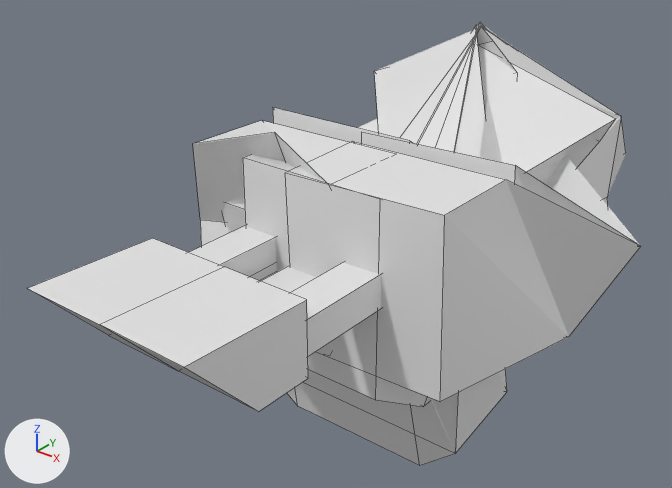
Two versions of the Blender file art/models/props/bowling_ball_return_machine/bowling_ball_return_machine.blend, one commit apart.
Camera for both pictures: a 50 mm camera at (3.77, -4.49, 2.94) aimed at (0.46, -0.35, 0.37). The axes (+X, +Y, +Z) are drawn at lower left. The lights are the same throughout. The first picture is the older version. Mesh edges are drawn as thin lines.
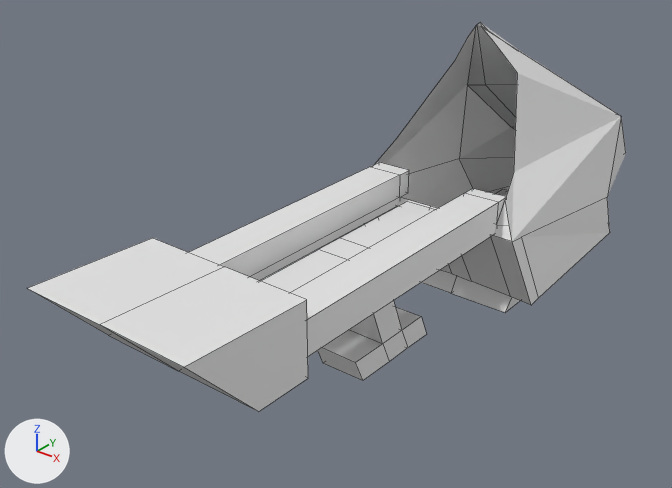
The newer file is also turned or shifted as a whole; pictures and numbers use the older file's frame.

Location of each change, [x1, y1, x2, y2] in pixels of the pictures (672 x 488 px; the box of a moved part takes in the faces that stretch with it):
```json
{"object": "Cube", "change": "reshaped, modifiers changed", "before": [189, 23, 641, 466], "after": [27, 23, 626, 412], "on screen": "32% wider, 12% shorter"}
{"part": 1, "of": "me_cube", "change": "moved or reshaped", "before": [358, 23, 640, 245], "after": [379, 23, 520, 312]}
{"object": "Cube.001", "change": "unchanged, covered by the edit", "before": [27, 238, 308, 412]}
```

The change, as JSON lines over the scene's bpy script:
```json
{"block": "me_cube", "where": "# used by ob_cube; location = (0.851, 1.411, 0.692); scale = (0.614, 0.614, 0.614)"}
{"op": "remove", "block": "me_cube", "code": "me_cube.from_pydata(...)  # 154 vertices, 134 faces; spans x -1.0..1.0, y -5.05..1.73, z -1.46..1.56"}
{"op": "add", "block": "me_cube", "code": "me_cube.from_pydata(...)  # 158 vertices, 134 faces; spans x -1.0..1.0, y -6.28..1.73, z -1.46..1.56"}
{"block": "me_cube", "change": "me_cube part 1"}
{"block": "me_cube", "change": "18 vertices are removed from x -0.53..0.55, y -2.16..1.71, z -1.43..1.54"}
{"block": "me_cube", "change": "46 faces are deleted"}
{"block": "me_cube", "change": "2 vertices are added at (0.71, 0.75, -1.1), (-0.52, -1.45, -1.13)"}
{"block": "me_cube", "change": "8 new vertices lie (0.0, 0.0, 0.06) away from vertices in x -0.73..0.73, y -1.47..0.77, z -1.2..-1.13"}
{"block": "me_cube", "change": "36 new faces join them"}
{"block": "me_cube", "change": "other edits to the shape of me_cube do not show in these pictures"}
{"op": "remove", "block": "ob_cube", "code": "_m = ob_cube.modifiers.new('Solidify', 'SOLIDIFY')"}
{"op": "remove", "block": "ob_cube", "code": "_m.thickness = 1.74"}
{"op": "remove", "block": "ob_cube", "code": "_m.thickness_vertex_group = 0.269"}
```
